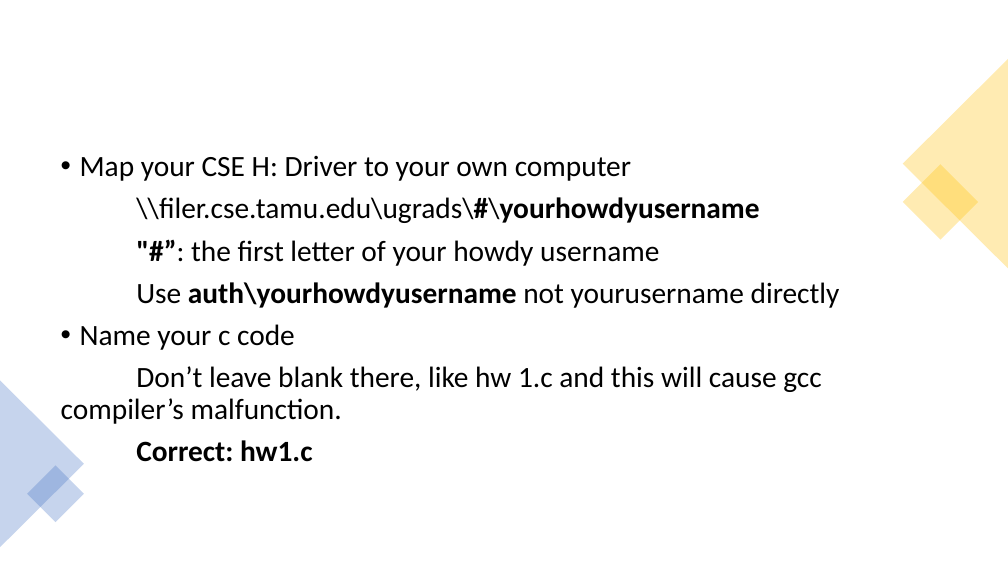
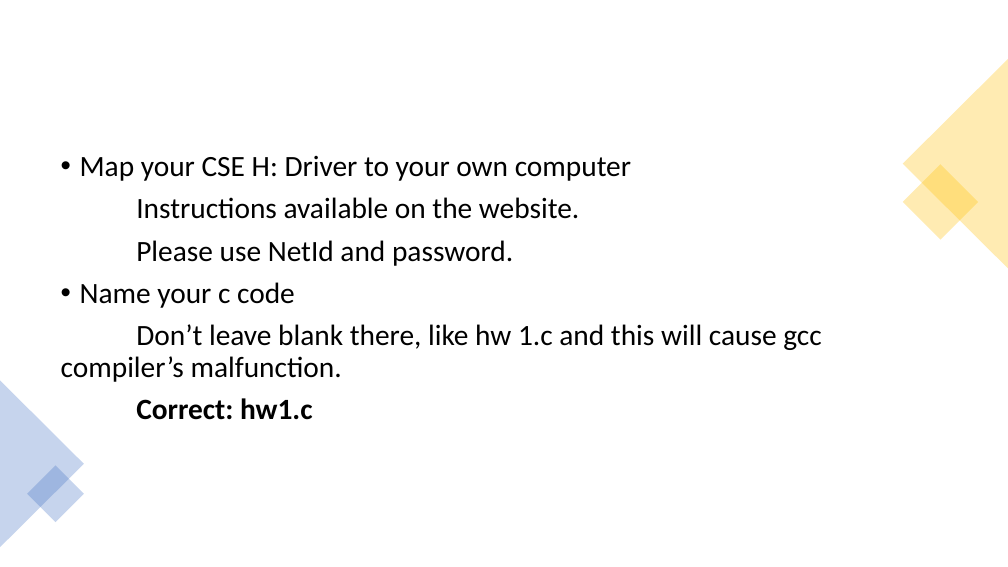
Before and after one commit to PRATHIKSHA1995/PRATHIKSHA1995.github.io, a slide deck: slide 9 of CSCE206/src/Lab Introduction.pptx. Drawn at 1008x567 pixels with LibreOffice and Linux fonts; fonts in the diff are those of the drawing. Boxes give left, top, right and bottom in pixels: in the first picture for what was removed or moved away, otherwise in the second. Text is boxed around its words. In the diff, an @@ line names an element or a change of style, - is before the commit and + after.

```diff
--- a/CSCE206/src/Lab Introduction.pptx
+++ b/CSCE206/src/Lab Introduction.pptx
@@ text at box(136, 197, 579, 266): text changed @@
-\\filer.cse.tamu.edu\ugrads\#\yourhowdyusername
-"#”: the first letter of your howdy username
-Use auth\yourhowdyusername not yourusername directly
+Instructions available on the website.
+Please use NetId and password.
```
Also in this commit, not shown: 1 other slide changed, 3 other files.
